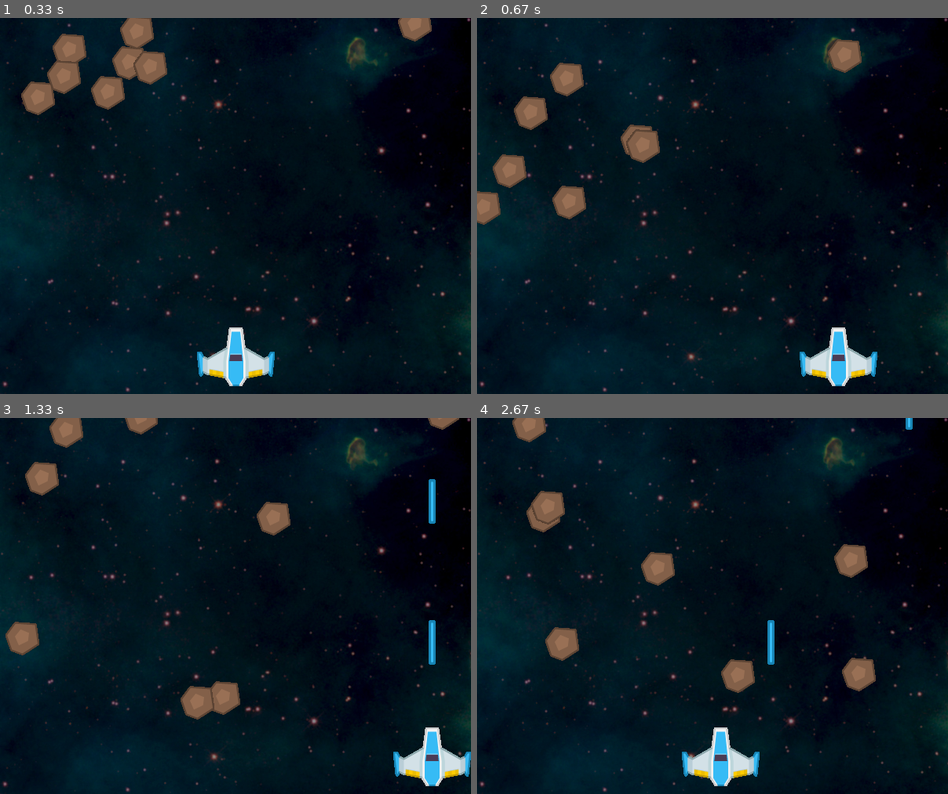
Above: before the commit, frames 1-4 (two rows, left to right).
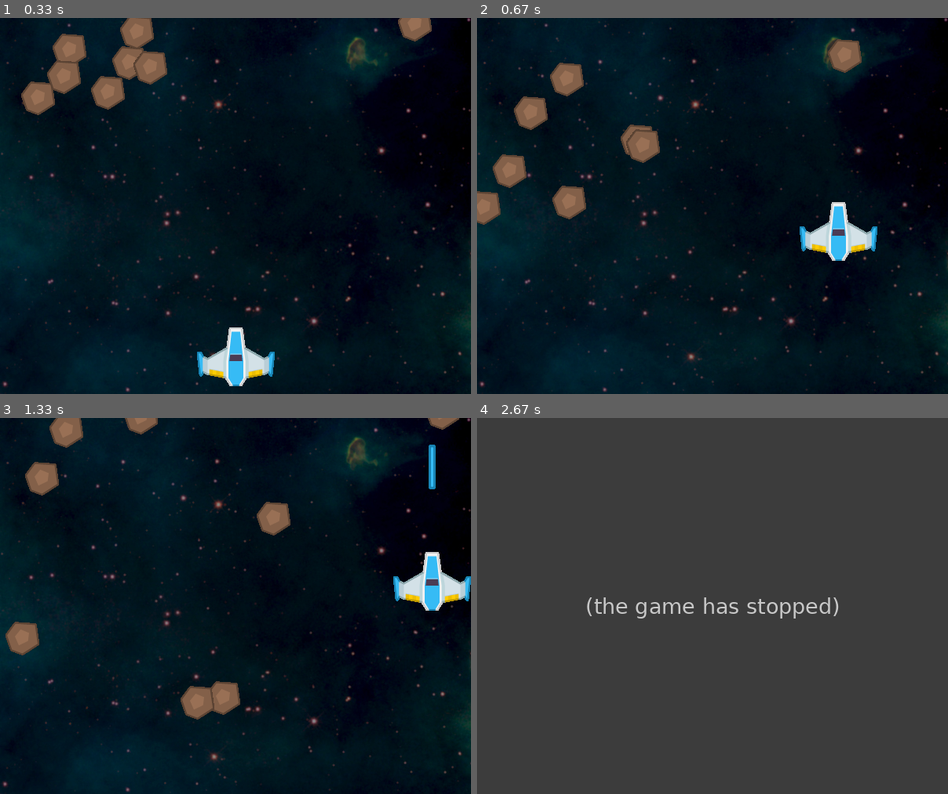
Above: after the commit, the same moments.

Repository: n00bir/PycharmProjects
Game: pygame game, started from Pygames/pygames.py
The game is run twice, just before and just after one commit, with the same random seed, the same clock (stepped at 60 frames per second) and the same inputs.
Inputs:
- Up to frame 1 (0.33 s): no input
- Up to frame 2 (0.67 s): hold W from 0.33 s (still down); hold Right from 0.33 s (still down)
- Up to frame 3 (1.33 s): release W at 0.8 s; release Right at 0.8 s; hold Right 0.83-1.3 s; tap Space at 0.9, 1.2 s
- Up to frame 4 (2.67 s): hold Up 1.33-1.63 s; tap Space at 1.4, 1.73, 2.03, 2.23, 2.53 s; hold Right 1.67-2.13 s; hold Left from 2.17 s (still down)

Frame 1 is identical in both runs. In frame 2, 2.7% of the frame differs, in the area x 68-85%, y 48-98%; in frame 3, 3.1%; in frame 4, 99%, in the area x 0-100%, y 0-100%.
After the commit the program exited at 2.17 s; later frames show no game.

Commit message:
Update pygames.py
Can move up and down

Diff:
--- a/Pygames/pygames.py
+++ b/Pygames/pygames.py
@@ -37,6 +37,8 @@
         self.rect.centerx = WIDTH / 2
         self.rect.bottom = HEIGHT -10
         self.speedx = 0
+        self.speedy = 0
+
 
 
     def update(self):
@@ -46,11 +48,13 @@
             self.speedx = -8
         if keystate[pygame.K_RIGHT] or keystate[pygame.K_d]:
             self.speedx = 8
+        self.speedy = 0
         if keystate[pygame.K_UP] or keystate[pygame.K_w]:
                 self.speedy = -8
         if keystate[pygame.K_DOWN] or keystate[pygame.K_s]:
                 self.speedy = 8
         self.rect.x += self.speedx
+        self.rect.y += self.speedy
         if self.rect.right > WIDTH: #changes
             self.rect.right = WIDTH
         if self.rect.left < 0:
